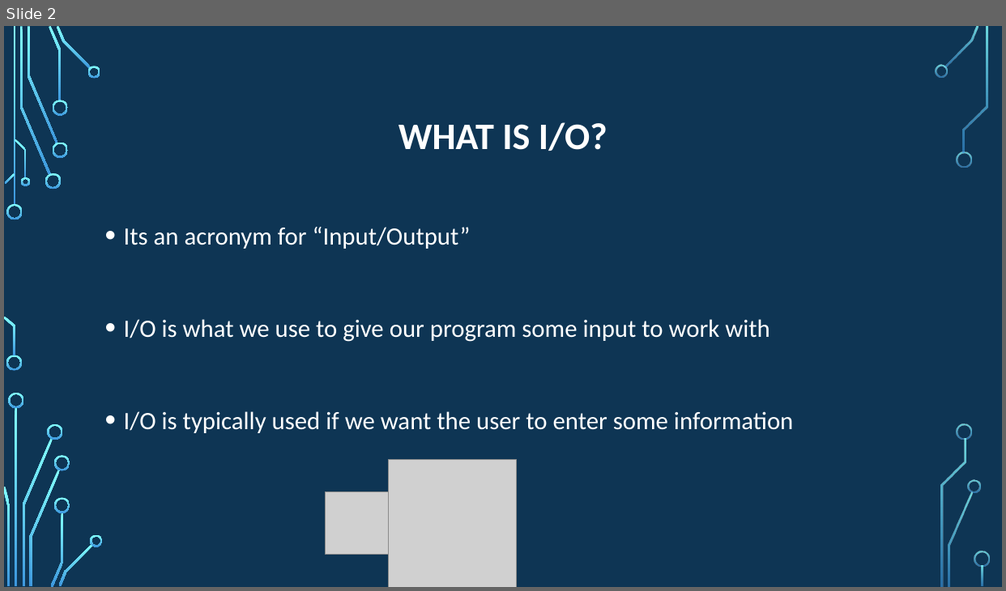
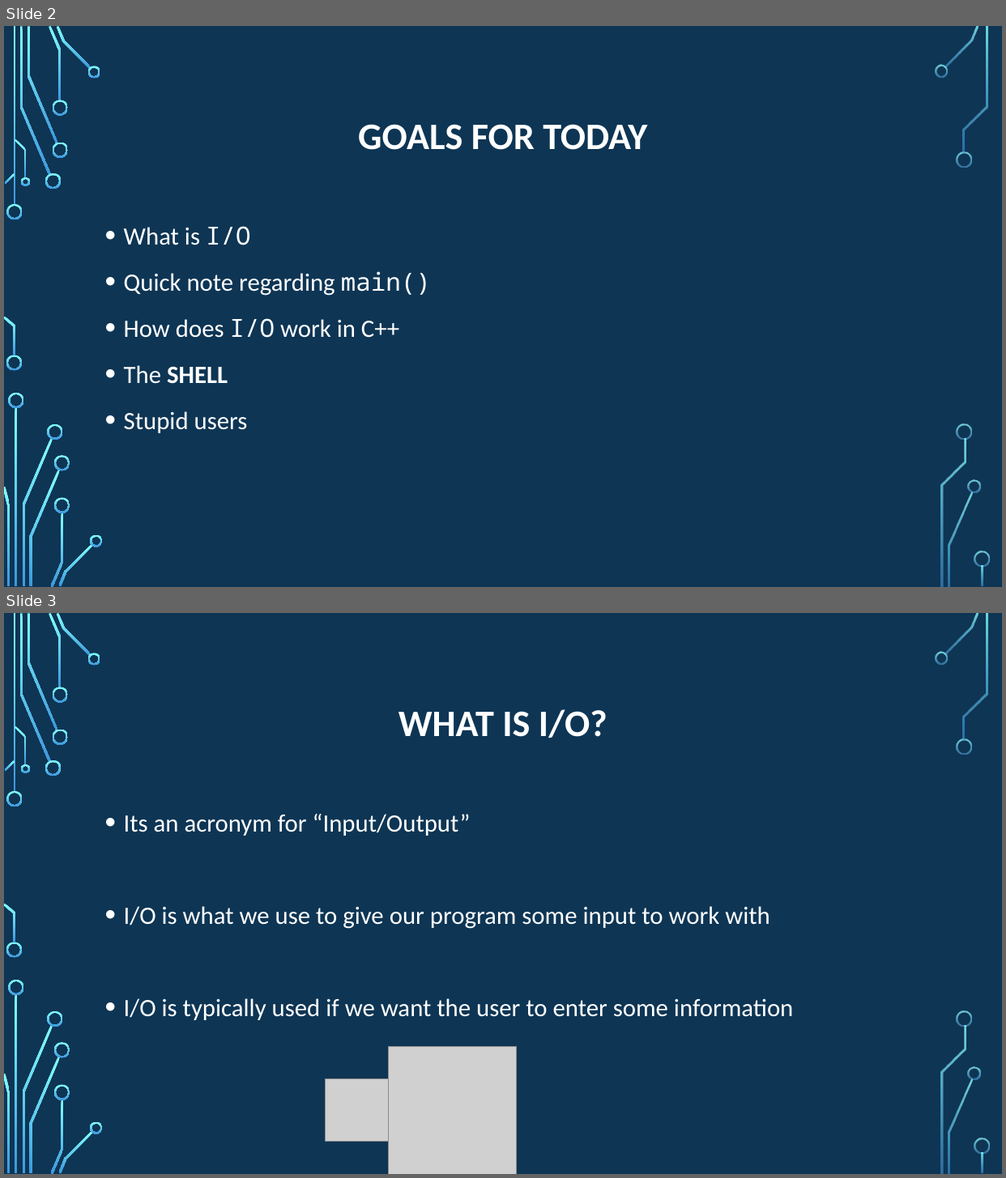
Before and after one commit to psypdt/ZIS_C-_Summer_Course_2019, a slide deck: Day_4/Day_4.pptx. Shown one above the other, each under a label of ours: slide 2 before the commit, slides 2 and 3 after it. The pictures are 1006x591 and 1006x1178 pixels, drawn with LibreOffice and Linux fonts; fonts in the diff are those of the drawing; grey boxes stand for pictures; background and template pictures are left out. Boxes give left, top, right and bottom in pixels: in the first picture for what was removed or moved away, otherwise in the second. Text is boxed around its words. In the diff, an @@ line names an element or a change of style, - is before the commit and + after.

```diff
--- a/Day_4/Day_4.pptx
+++ b/Day_4/Day_4.pptx
@@ slide 2 added at bbox=[4, 26, 1002, 587], background picture (left out); not listed: 36 template elements that a slide beside it also shows @@
@@ title added at bbox=[358, 124, 647, 150], 36 pt, text #FFFFFF, bold @@
+GOALS FOR TODAY
@@ text added at bbox=[124, 226, 431, 433], 24 pt, text #FFFFFF @@
+• What is I/O
+• Quick note regarding main()
+• How does I/O work in C++
+• The SHELL
+• Stupid users
@@ what was slide 2 is now slide 3 @@
```
Also in this commit, not shown: 3 slides changed, 4 other slides added.
